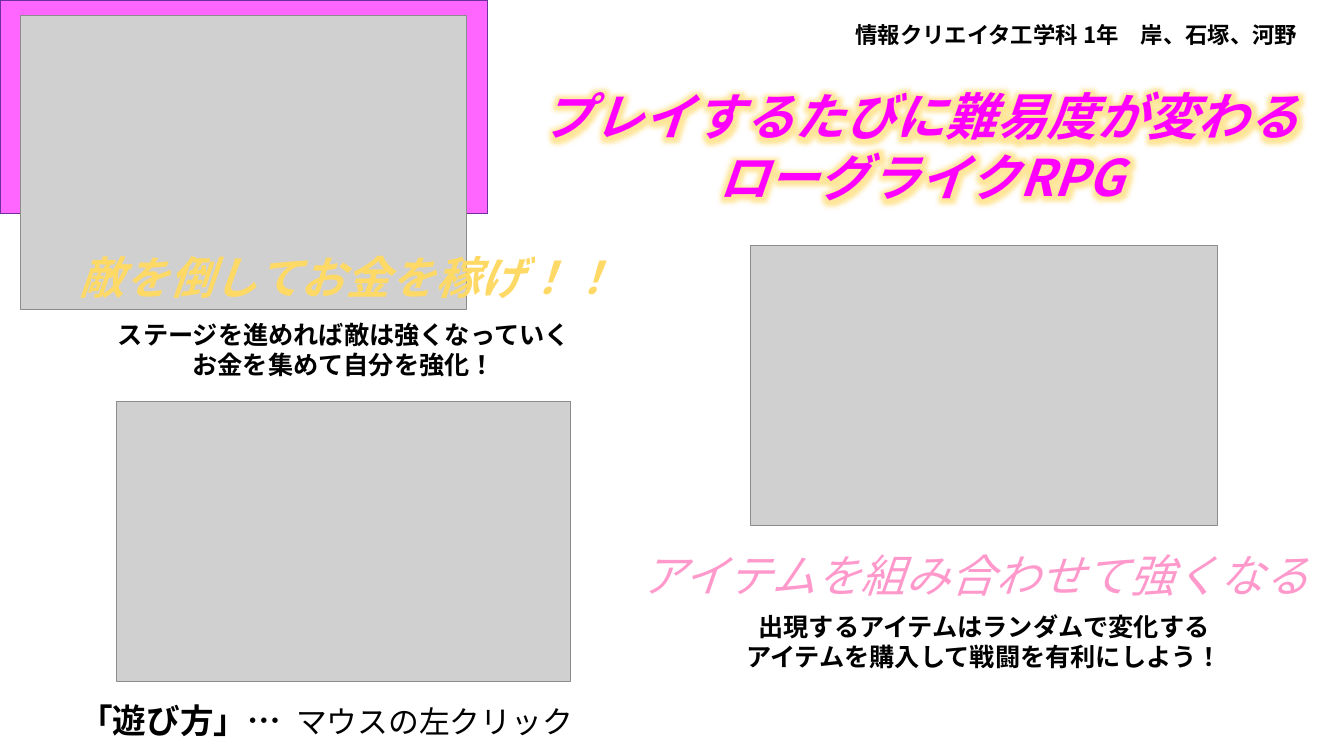
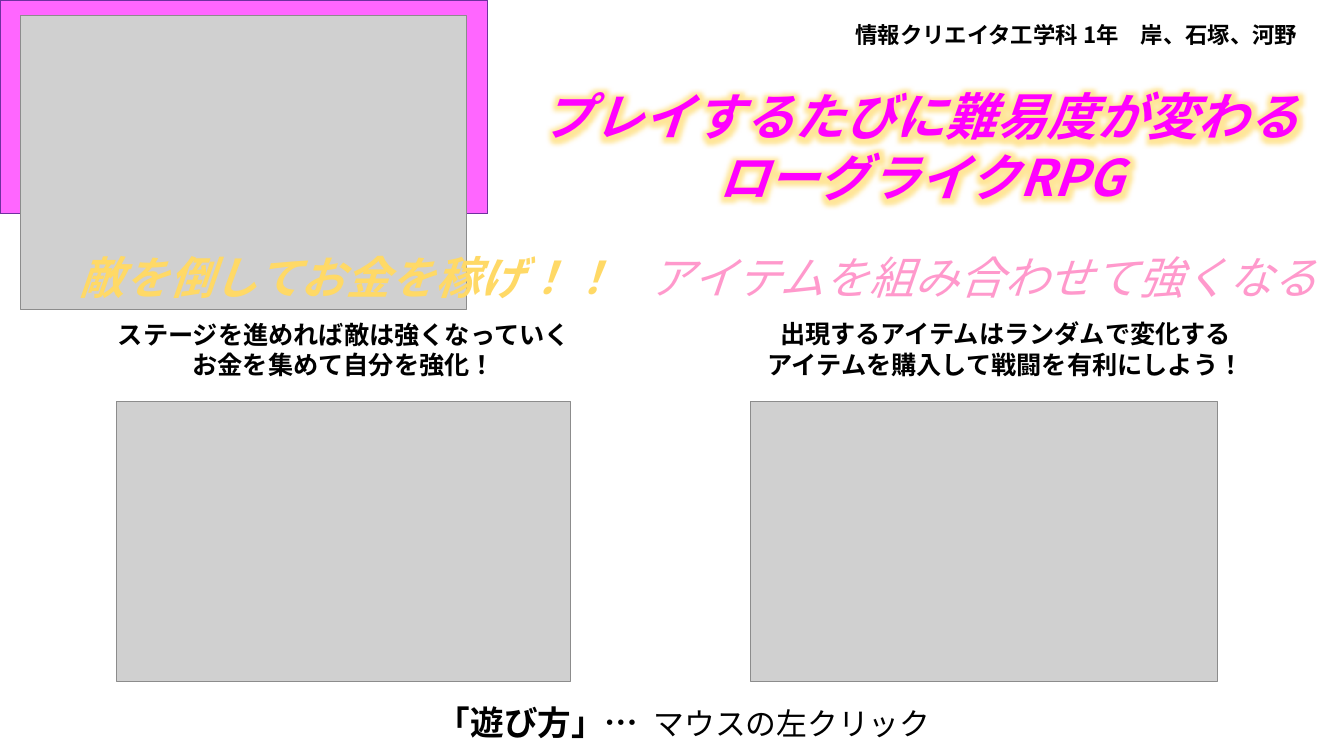
Before and after one commit to KawanoTakumi/Monja, a slide deck: slide 1 of Neotopia.pptx. Drawn at 1344x756 pixels with LibreOffice and Linux fonts; fonts in the diff are those of the drawing; grey boxes stand for pictures. Boxes give left, top, right and bottom in pixels: in the first picture for what was removed or moved away, otherwise in the second. Text is boxed around its words. In the diff, an @@ line names an element or a change of style, - is before the commit and + after.

Commit message:
ボード完成

```diff
--- a/Neotopia.pptx
+++ b/Neotopia.pptx
@@ text "アイテムを組み合わせて強くなる": place and size @@
-text "アイテムを組み合わせて強くなる" at bbox=[641, 554, 1309, 596]
+text "アイテムを組み合わせて強くなる" at bbox=[650, 256, 1318, 298]
@@ text "出現するアイテムはランダムで変化する": place and size @@
-text "出現するアイテムはランダムで変化する" at bbox=[746, 614, 1222, 669]
+text "出現するアイテムはランダムで変化する" at bbox=[768, 321, 1244, 377]
@@ picture: place and size @@
-picture at bbox=[751, 245, 1218, 525]
+picture at bbox=[751, 401, 1218, 682]
@@ text "「遊び方」… マウスの左クリック": place and size @@
-text "「遊び方」… マウスの左クリック" at bbox=[79, 704, 573, 736]
+text "「遊び方」… マウスの左クリック" at bbox=[437, 706, 931, 738]
```
